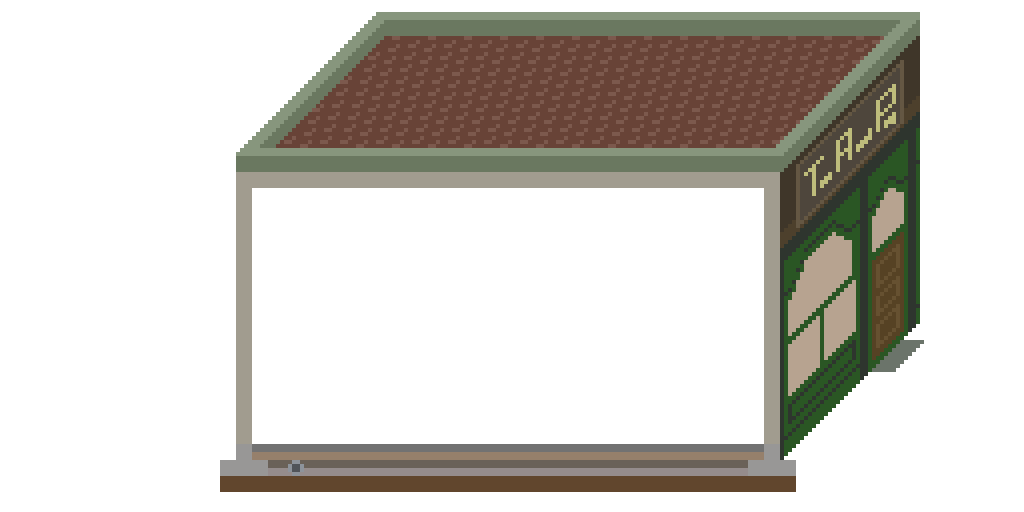
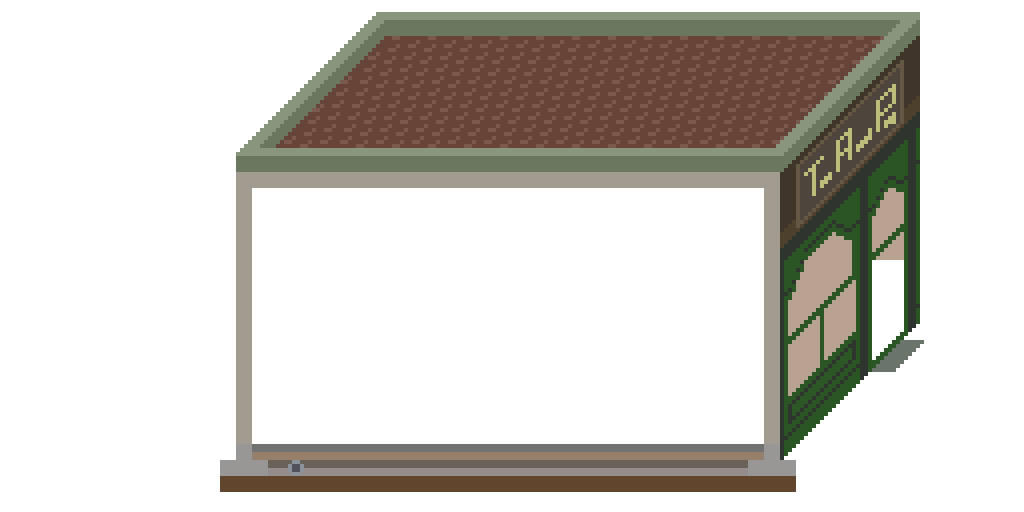
Layered file, before and after one edit (w=1024, h=512). Changes by layer:
painted on "Layer 1" over [872, 232, 904, 360]
